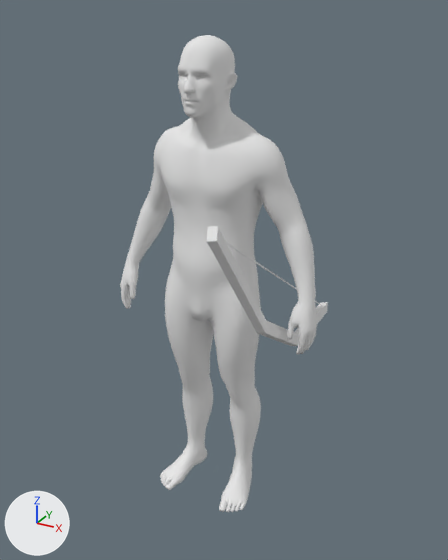
The glTF model Statics/LIFESHAVE/walk4.glb as it was, and as the next commit left it.
One viewpoint serves both versions: a camera (50 mm lens) standing at (1.043, -1.804, 1.795) and looking at (0.041, 0.018, 0.884). Arrows for +X, +Y and +Z are at lower left; the lights stay in place. Vertices at the same position are counted once.

Script lines for the objects in view, before the commit:
```python
me_realistic_white_male_low_poly_default_obj_001_0 = bpy.data.meshes.new('Realistic_White_Male_Low_Poly_Default OBJ.001_0')
me_realistic_white_male_low_poly_default_obj_001_0.from_pydata(...)  # 4944 vertices, 9884 faces; spans x -0.41..0.41, y -0.16..0.16, z 0.0..1.75
me_realistic_white_male_low_poly_default_obj_001_0.materials.append(mat_default_obj_001)  # white #e7e7e7
me_円柱 = bpy.data.meshes.new('円柱')
me_円柱.from_pydata(...)  # 24 vertices, 44 faces; spans x 0.05..0.06, y 0.0, z -0.81..0.82
me_立方体 = bpy.data.meshes.new('立方体')
me_立方体.from_pydata(...)  # 28 vertices, 52 faces; spans x -0.17..0.07, y -0.02..0.02, z -0.85..0.85
ob_realistic_white_male_low_poly_default_obj_001_0 = bpy.data.objects.new('Realistic_White_Male_Low_Poly_Default OBJ.001_0', me_realistic_white_male_low_poly_default_obj_001_0)
ob_realistic_white_male_low_poly_default_obj_001_0.location = (0.0, 0.0, -0.033)
ob_円柱 = bpy.data.objects.new('円柱', me_円柱)
ob_円柱.location = (0.248, 0.064, 0.857)
ob_円柱.rotation_euler = (-0.341, -0.95, 1.985)  # degrees (-20, -54, 114)
ob_円柱.scale = (1.0, 0.7, 0.7)
ob_立方体 = bpy.data.objects.new('立方体', me_立方体)
ob_立方体.location = (0.248, 0.064, 0.857)
ob_立方体.rotation_euler = (-0.341, -0.95, 1.985)  # degrees (-20, -54, 114)
ob_立方体.scale = (1.0, 0.7, 0.7)
```
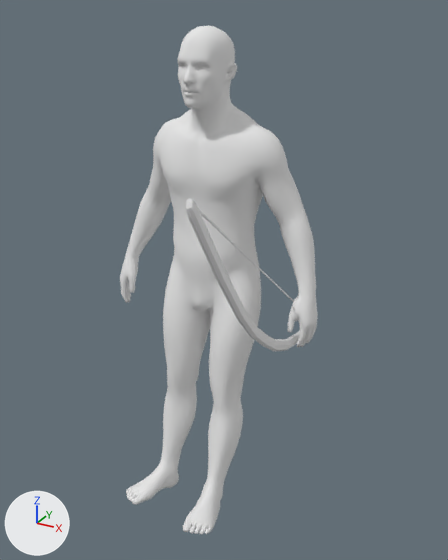
Boxes (x1, y1, x2, y2) around the edits, measured in the pictures (448 x 560 px; the box of a moved part takes in the faces that stretch with it):
```json
{"object": "Realistic_White_Male_Low_Poly_Default OBJ.001_0", "change": "reshaped, moved", "before": [120, 35, 317, 512], "after": [120, 25, 318, 535], "on screen": "7% taller"}
{"object": "立方体", "change": "moved, turned", "before": [207, 226, 328, 346], "after": [186, 198, 300, 351]}
{"object": "円柱", "change": "moved, turned", "before": [226, 242, 322, 306], "after": [199, 210, 294, 302]}
{"part": 1, "of": "me_realistic_white_male_low_poly_default_obj_001_0", "change": "moved or reshaped", "before": [160, 242, 261, 512], "after": [126, 236, 261, 535]}
```

The change, as JSON lines over the scene's bpy script:
```json
{"block": "me_realistic_white_male_low_poly_default_obj_001_0", "where": "# used by ob_realistic_white_male_low_poly_default_obj_001_0; location = (0.0, 0.0, -0.033)"}
{"op": "remove", "block": "me_realistic_white_male_low_poly_default_obj_001_0", "code": "me_realistic_white_male_low_poly_default_obj_001_0.from_pydata(...)  # 4944 vertices, 9884 faces; spans x -0.41..0.41, y -0.16..0.16, z 0.0..1.75"}
{"op": "add", "block": "me_realistic_white_male_low_poly_default_obj_001_0", "code": "me_realistic_white_male_low_poly_default_obj_001_0.from_pydata(...)  # 4944 vertices, 9884 faces; spans x -0.41..0.41, y -0.43..0.16, z 0.01..1.75"}
{"block": "me_realistic_white_male_low_poly_default_obj_001_0", "change": "me_realistic_white_male_low_poly_default_obj_001_0 part 1: 1472 of 4944 vertices moved; they spanned x -0.2..0.2, y -0.16..0.14, z 0.0..1.05 and now span x -0.2..0.2, y -0.43..0.15, z 0.01..1.04; mean shift (0.0, -0.16, 0.03); largest move (0.13, -0.15, 0.0) -> (0.13, -0.42, 0.11)"}
{"op": "set", "path": "ob_realistic_white_male_low_poly_default_obj_001_0.location", "old": "(0.0, 0.0, -0.033)", "new": "(0.0, 0.0, -0.006)"}
{"op": "set", "path": "ob_円柱.location", "old": "(0.248, 0.064, 0.857)", "new": "(0.317, -0.205, 0.981)"}
{"op": "set", "path": "ob_円柱.rotation_euler", "old": "(-0.341, -0.95, 1.985)", "new": "(-0.284, -0.864, 1.94)", "note": "degrees (-20, -54, 114) -> degrees (-16, -50, 111)"}
{"op": "set", "path": "ob_立方体.location", "old": "(0.248, 0.064, 0.857)", "new": "(0.317, -0.205, 0.981)"}
{"op": "set", "path": "ob_立方体.rotation_euler", "old": "(-0.341, -0.95, 1.985)", "new": "(-0.284, -0.864, 1.94)", "note": "degrees (-20, -54, 114) -> degrees (-16, -50, 111)"}
```
